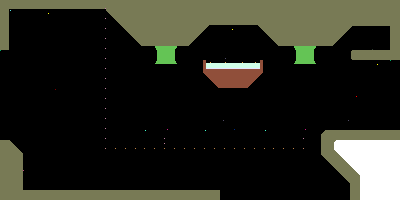
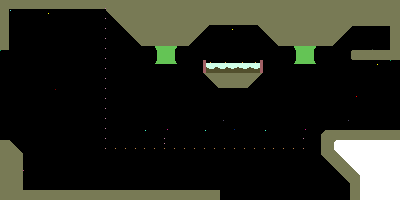
Before/after of a w=400, h=200 layered artwork. What changed in the layer stack:
painted on "brain_room.png" over [203, 58, 263, 88]
